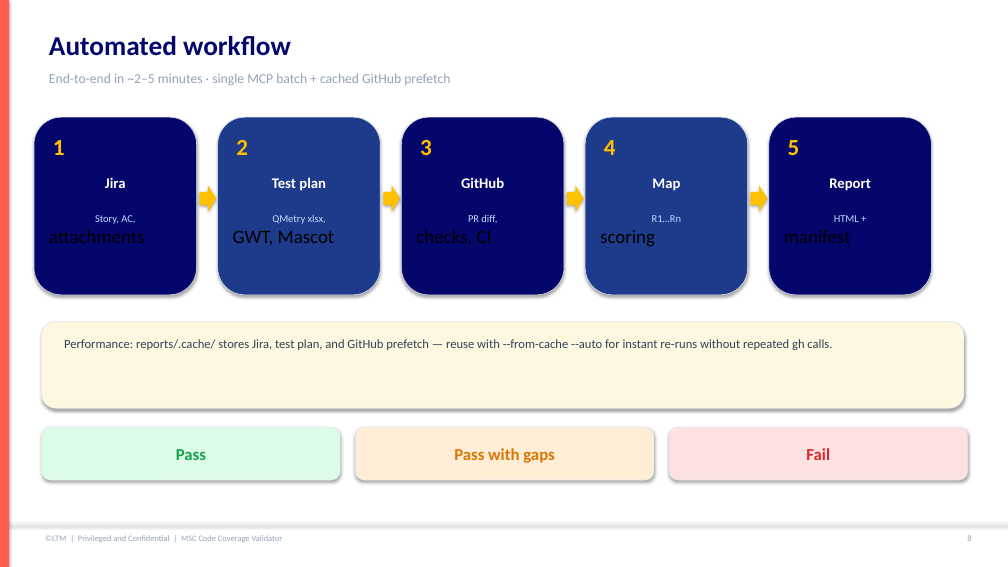
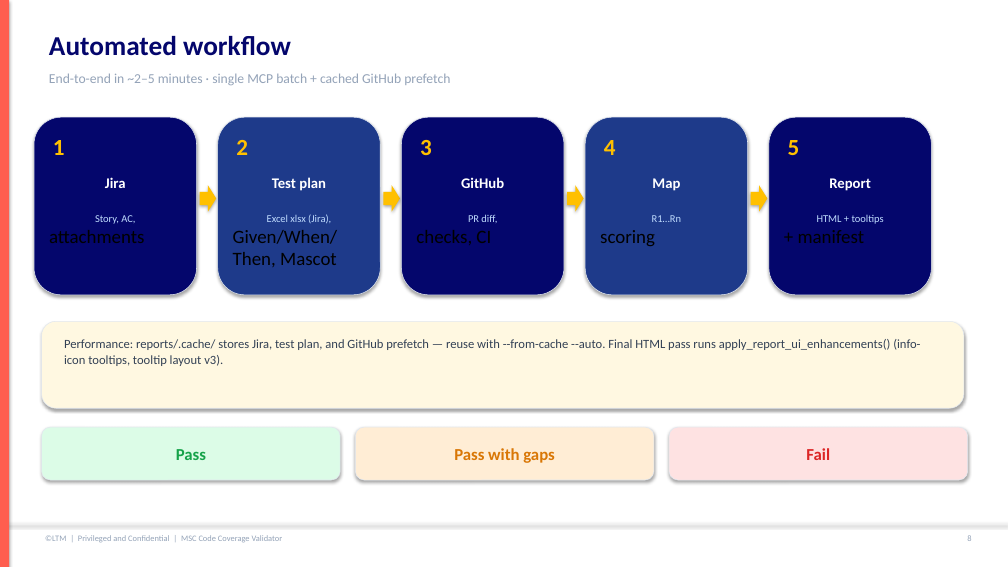
Before and after one commit to mgunjal11/pegasus-qa-agents-lab-copy, a slide deck: slide 9 of docs/MSC-Code-Coverage-Validator-Guide.pptx. Drawn at 1008x567 pixels with LibreOffice and Linux fonts; fonts in the diff are those of the drawing. Boxes give left, top, right and bottom in pixels: in the first picture for what was removed or moved away, otherwise in the second. Text is boxed around its words. In the diff, an @@ line names an element or a change of style, - is before the commit and + after.

```diff
--- a/docs/MSC-Code-Coverage-Validator-Guide.pptx
+++ b/docs/MSC-Code-Coverage-Validator-Guide.pptx
@@ text at bbox=[233, 214, 338, 267]: text changed; size 10 to 18 pt; text colour #BFDBFE to #000000 @@
-QMetry xlsx,
-GWT, Mascot
+Excel xlsx (Jira),
+Given/When/Then, Mascot
@@ text at bbox=[798, 215, 884, 243]: text changed; size 18 to 10 pt; text colour #000000 to #BFDBFE @@
-HTML +
-manifest
+HTML + tooltips
++ manifest
@@ text at bbox=[64, 339, 920, 366]: text changed @@
-Performance: reports/.cache/ stores Jira, test plan, and GitHub prefetch — reuse with --from-cache --auto for instant re-runs without repeated gh calls.
+Performance: reports/.cache/ stores Jira, test plan, and GitHub prefetch — reuse with --from-cache --auto. Final HTML pass runs apply_report_ui_enhancements() (info-icon tooltips, tooltip layout v3).
```
Also in this commit, not shown: 15 other slides changed, 1 slide added, 13 other files.
